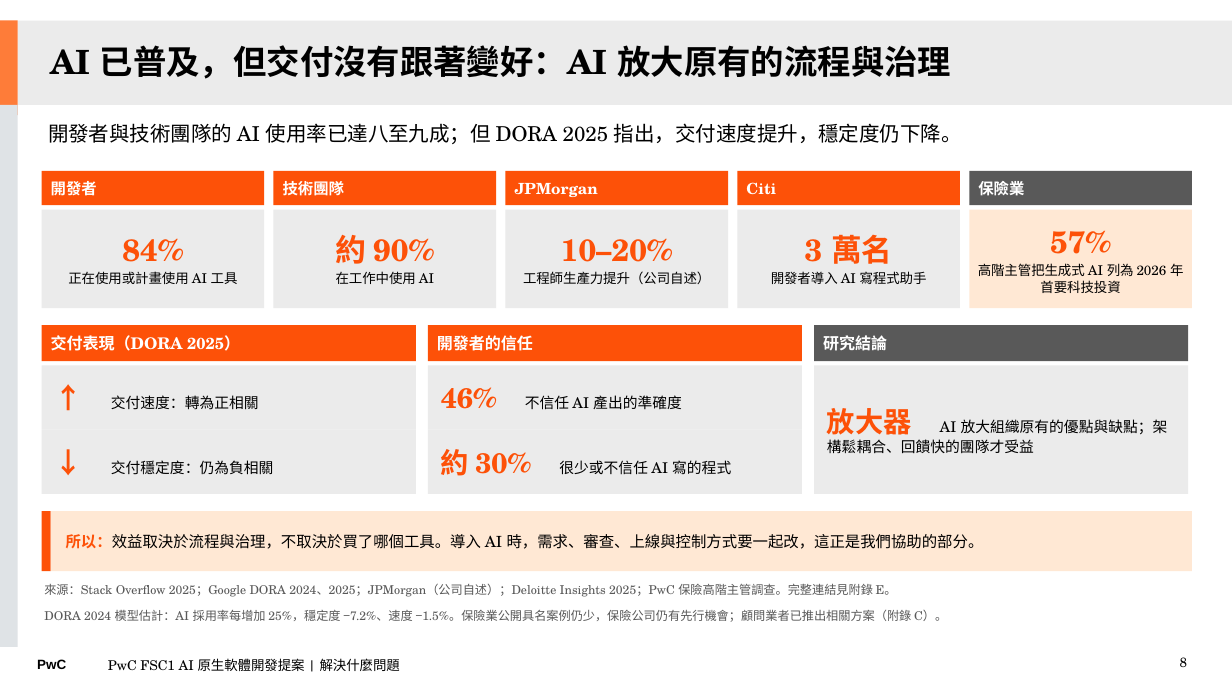
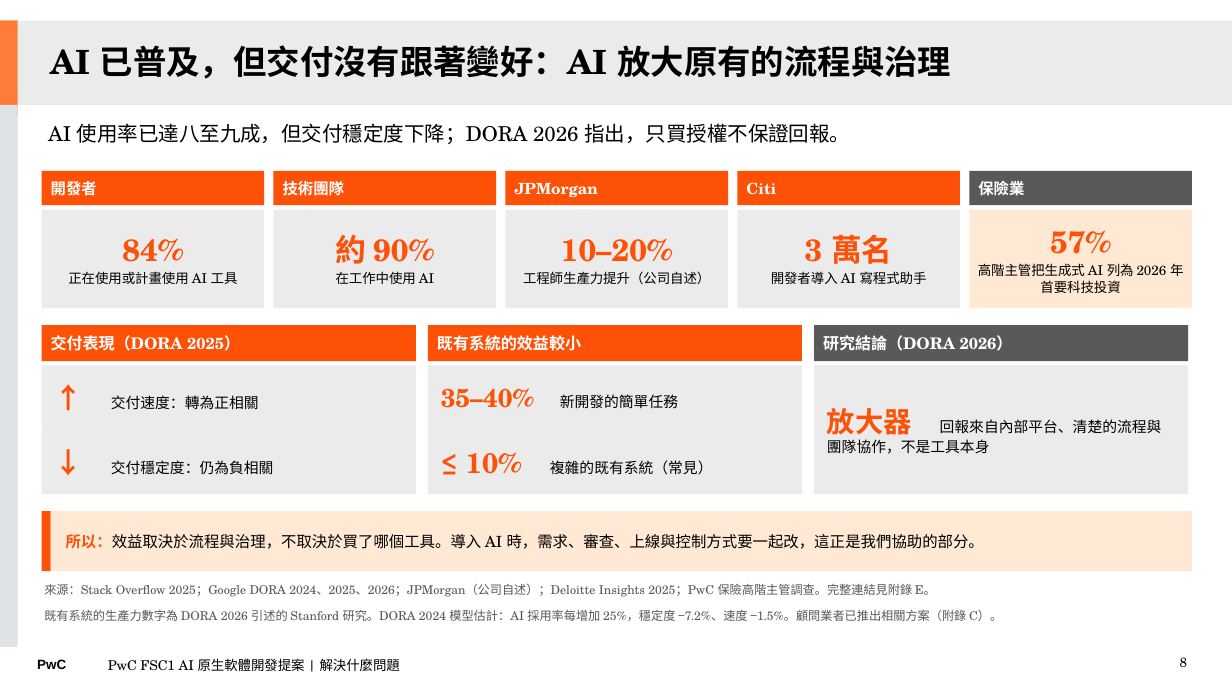
Before and after one commit to Robshao/PwC_FSC1, a slide deck: slide 8 of research/ai-native-sdlc/AI原生軟體開發_合夥人提案簡報_客戶版.pptx. Drawn at 1232x693 pixels with LibreOffice and Linux fonts; fonts in the diff are those of the drawing. Boxes give left, top, right and bottom in pixels: in the first picture for what was removed or moved away, otherwise in the second. Text is boxed around its words. In the diff, an @@ line names an element or a change of style, - is before the commit and + after.

```diff
--- a/research/ai-native-sdlc/AI原生軟體開發_合夥人提案簡報_客戶版.pptx
+++ b/research/ai-native-sdlc/AI原生軟體開發_合夥人提案簡報_客戶版.pptx
@@ text at [48,123,850,144]: text changed @@
-開發者與技術團隊的 AI 使用率已達八至九成；但 DORA 2025 指出，交付速度提升，穩定度仍下降。
+AI 使用率已達八至九成，但交付穩定度下降；DORA 2026 指出，只買授權不保證回報。
@@ text in rectangle at [437,335,581,351]: text changed @@
-開發者的信任
+既有系統的效益較小
@@ text in rectangle at [823,335,1013,351]: text changed @@
-研究結論
+研究結論（DORA 2026）
@@ text in rectangle at [441,388,678,409]: text changed @@
-46% 不信任 AI 產出的準確度
+35–40% 新開發的簡單任務
@@ text in rectangle at [827,408,1162,454]: text changed @@
-放大器 AI 放大組織原有的優點與缺點；架構鬆耦合、回饋快的團隊才受益
+放大器 回報來自內部平台、清楚的流程與團隊協作，不是工具本身
@@ text in rectangle at [466,452,713,475]: text changed @@
-約 30% 很少或不信任 AI 寫的程式
+≤ 10% 複雜的既有系統（常見）
@@ text at [44,584,936,597]: text changed @@
-來源：Stack Overflow 2025；Google DORA 2024、2025；JPMorgan（公司自述）；Deloitte Insights 2025；PwC 保險高階主管調查。完整連結見附錄 E。
+來源：Stack Overflow 2025；Google DORA 2024、2025、2026；JPMorgan（公司自述）；Deloitte Insights 2025；PwC 保險高階主管調查。完整連結見附錄 E。
@@ text at [44,610,1002,621]: text changed @@
-DORA 2024 模型估計：AI 採用率每增加 25%，穩定度 −7.2%、速度 −1.5%。保險業公開具名案例仍少，保險公司仍有先行機會；顧問業者已推出相關方案（附錄 C）。
+既有系統的生產力數字為 DORA 2026 引述的 Stanford 研究。DORA 2024 模型估計：AI 採用率每增加 25%，穩定度 −7.2%、速度 −1.5%。顧問業者已推出相關方案（附錄 C）。
```
Also in this commit, not shown: 4 other slides changed, 5 other files.
